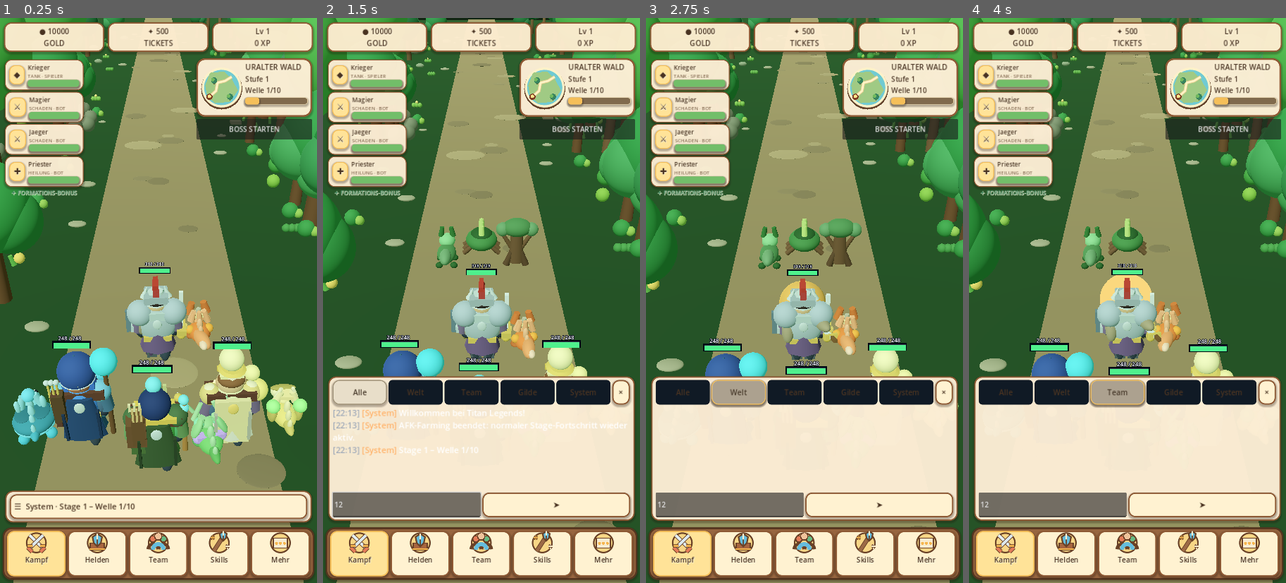
Above: before the commit, frames 1-4 (left to right).
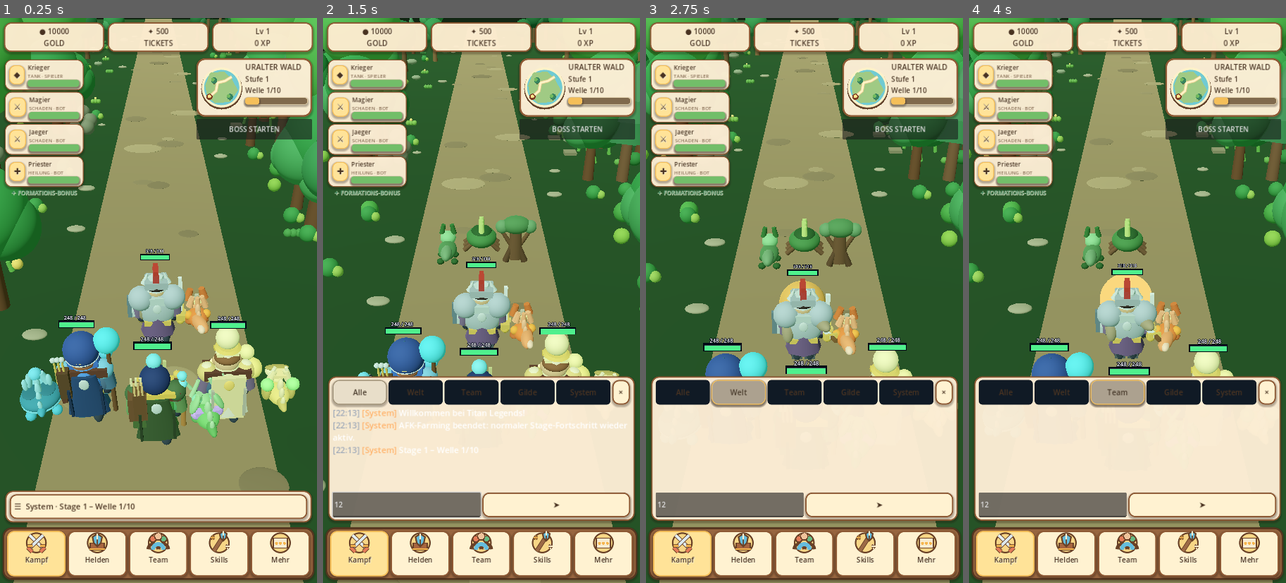
Above: after the commit, the same moments.

Repository: xynewageyx/TitanLegend
Game: Godot game, scene res://scenes/main.tscn
Same seed, same stepped clock (60 frames per second), same inputs: the game is played once before the commit and once after it.
Inputs (mouse positions are in pixels of both pictures, inside the frame that each line leads up to):
- Up to frame 1 (0.25 s): no input
- Up to frame 2 (1.5 s): click "☰ System · Stage 1 – Welle 1/…" at 0.5 s; click (405, 503) at 1.27 s; type "12" at 1.35 s
- Up to frame 3 (2.75 s): click "Welt" at 2 s
- Up to frame 4 (4 s): click "Alle" at 2.75 s; click "Team" at 3.5 s

The runs differ from the first frame. In frame 1, 18% of the frame differs, in the area x 0-100%, y 0-100%; in frame 2, 12%; in frame 3, 6.2%; in frame 4, 5.9%.

Commit message:
Increase forward travel and use constant walking speed for faster scenery flow

Diff:
--- a/scripts/team_formation.gd
+++ b/scripts/team_formation.gd
@@ -643,7 +643,7 @@
   walk_tween.kill()
  walk_tween = create_tween()
  # Actually advance through the world while respecting AFK cancellation.
- walk_tween.tween_property(self, "position:z", position.z - 2.0, maxf(0.2, duration)).set_trans(Tween.TRANS_SINE).set_ease(Tween.EASE_IN_OUT)
+ walk_tween.tween_property(self, "position:z", position.z - 7.0, maxf(0.2, duration)).set_trans(Tween.TRANS_LINEAR).set_ease(Tween.EASE_IN_OUT)
  walk_tween.tween_callback(_finish_walking)
 
 func _decorate_class(hero: Node3D, class_id: int, selected_role: int, slot: int) -> void:
